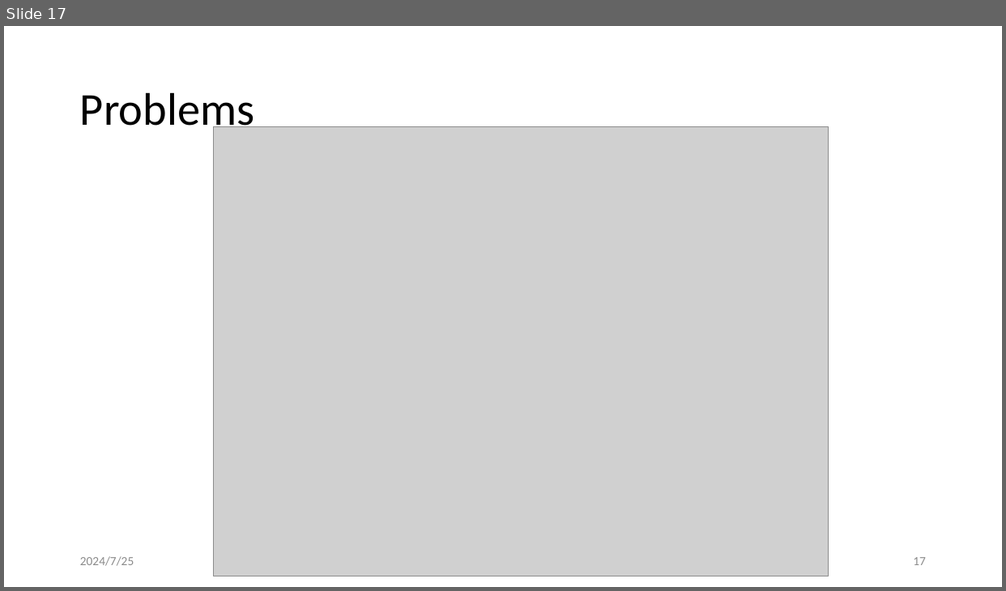
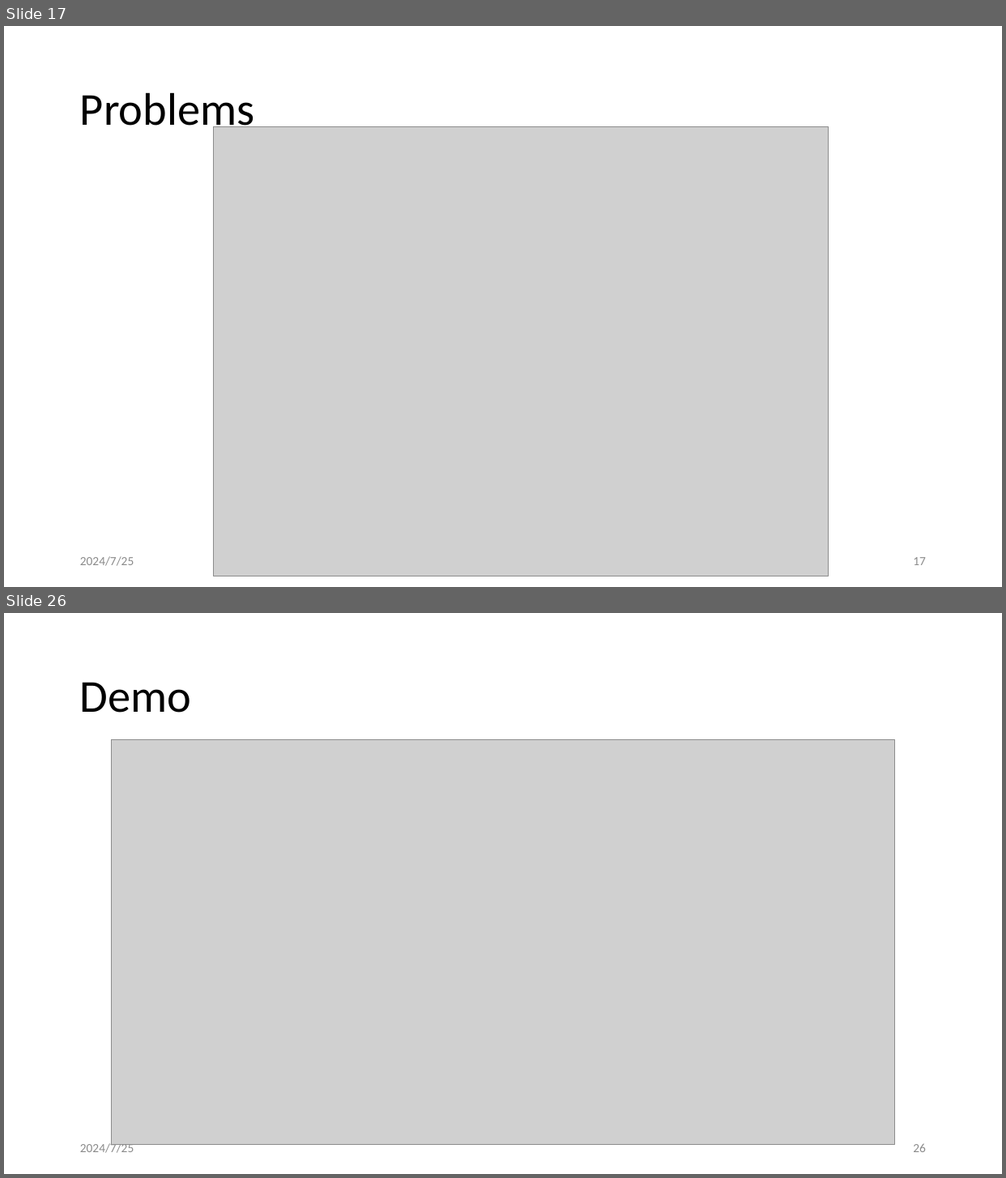
Before and after one commit to leon123858/aid-paper, a slide deck: docs/論文口試.pptx. Shown one above the other, each under a label of ours: slide 17 before the commit, slides 17 and 26 after it; the slides between them are not shown. The pictures are 1006x591 and 1006x1178 pixels, drawn with LibreOffice and Linux fonts; fonts in the diff are those of the drawing; grey boxes stand for pictures. Boxes give left, top, right and bottom in pixels: in the first picture for what was removed or moved away, otherwise in the second. Text is boxed around its words. In the diff, an @@ line names an element or a change of style, - is before the commit and + after.

```diff
--- a/docs/論文口試.pptx
+++ b/docs/論文口試.pptx
@@ slide 26 added at (x1=4, y1=613, x2=1002, y2=1174), background #FFFFFF @@
@@ title added at (x1=80, y1=682, x2=192, y2=713), 44 pt, text #000000 @@
+Demo
@@ picture added at (x1=111, y1=739, x2=895, y2=1144) @@
@@ text added at (x1=80, y1=1142, x2=134, y2=1153), 12 pt, text #8C8C8C @@
+2024/7/25
@@ page number added at (x1=913, y1=1144, x2=926, y2=1152), 12 pt, text #8C8C8C @@
+26
```
Also in this commit, not shown: 18 slides changed, 10 other slides added, 2 other files.
